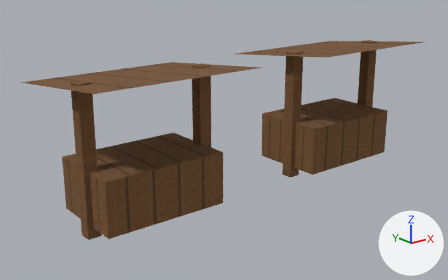
The glTF model app/src/main/assets/3d/field/domestic-BLACK_MARKET-1-lod1.glb as it was, and as the next commit left it.
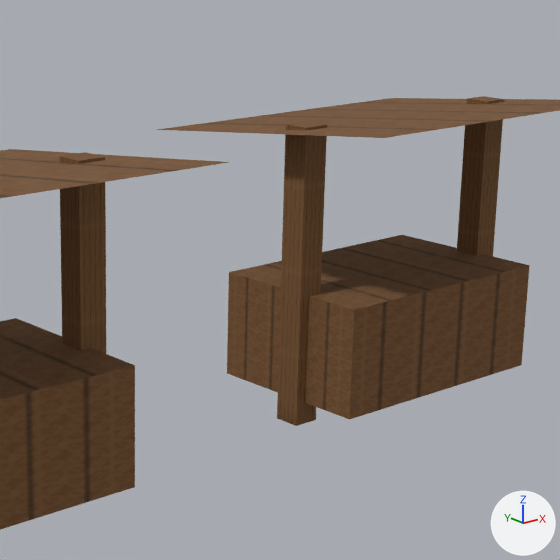
There are two pictures of each version: one whole from a 50 mm camera at (-0.82, -0.69, 0.479) aimed at (-0.07, 0.248, 0.104), one close up on the part from 37% to 89% of the width and 0% to 83% of the height. Arrows for +X, +Y and +Z are at lower right; the lights stay in place. The first two pictures are the older version. Vertices at exactly the same position are counted once.
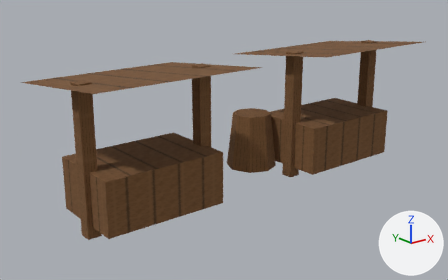
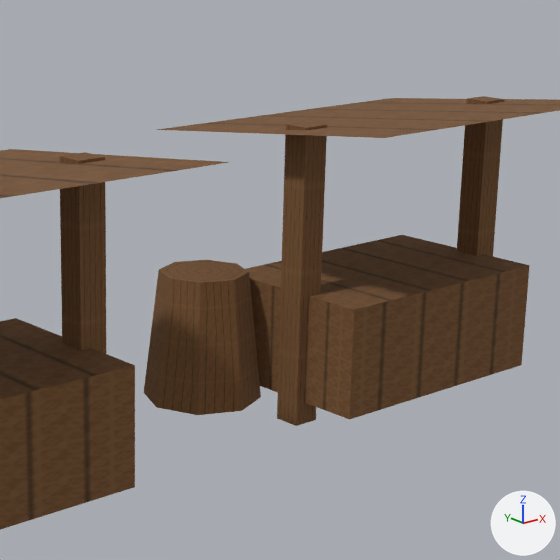
Edits to the bpy script that builds the scene:
```text
Change me_mesh_0:
    used by ob_mesh_0; location = (0.0, 0.0, 0.0)
    remove me_mesh_0.from_pydata(...)  # 56 vertices, 64 faces; spans x -0.43..0.37, y 0.09..0.37, z 0.0..0.28
    add me_mesh_0.from_pydata(...)  # 73 vertices, 88 faces; spans x -0.43..0.37, y 0.09..0.37, z 0.0..0.28
    me_mesh_0 part 1: a new loose piece of 17 vertices spanning x -0.005..0.105, y 0.245..0.355, z 0.01..0.13, in mat_material_0
```

Where the change shows, as pixel boxes (x1, y1, x2, y2) in the close-ups (560 x 560 px):
part 1 of me_mesh_0, added (brown)
    after: (144, 260, 261, 415)
